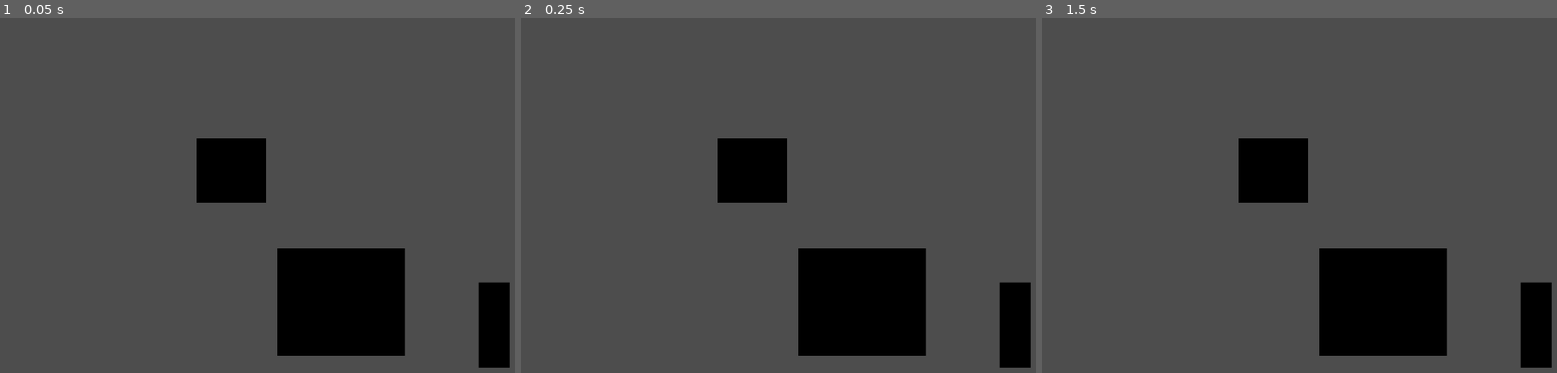
Above: before the commit, frames 1-3 (left to right).
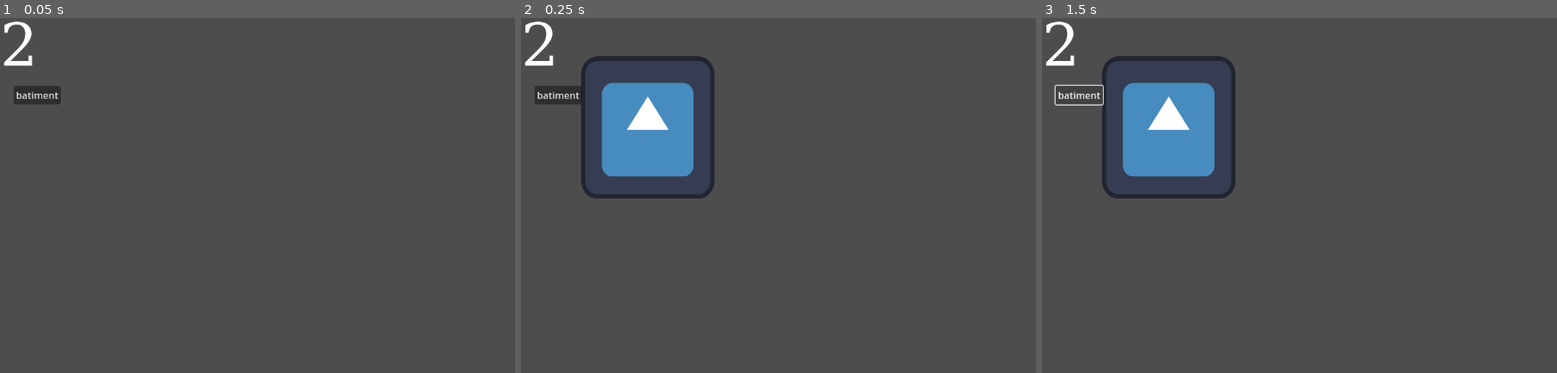
Above: after the commit, the same moments.

Repository: Nuxnuxx/gamejam-2024
Game: Godot game, scene res://main.tscn
Two runs of this game, one before a commit and one after it. Both use one fixed random seed, a clock stepped at 60 frames per second and the inputs below. The engine's default icon, where the game draws it, is replaced by a stand-in: a white triangle on a blue panel in a dark square.
Inputs (mouse positions are in pixels of both pictures, inside the frame that each line leads up to):
- Up to frame 1 (0.05 s): no input
- Up to frame 2 (0.25 s): no input
- Up to frame 3 (1.5 s): click (1078, 96) at 0.5 s, where only the run after the commit has a clickable "batiment"; click (1078, 96) at 1.25 s, where only the run after the commit has a clickable "batiment"

The runs differ from the first frame. In frame 1, 12% of the frame differs, in the area x 0-99%, y 0-99%; in frame 2, 18%; in frame 3, 18%.
Error after the commit: Invalid access to property or key 'global_position' on a base object of type 'Nil'. (res://Actors/Ennemy/Ennemy_Base/ennemy_base.gd:36)

Commit message:
feat: Tilemap functionnality working

Diff:
--- a/Actors/Building/Building.gd
+++ b/Actors/Building/Building.gd
@@ -7,6 +7,8 @@
 @export var delay_to_shoot: float = 1
 @onready var all_projectiles = $AllProjectiles
 @onready var start_point_projectile = $StartPointProjectile
+var is_set = false
+var pos : Vector2
 
 func _ready():
 	add_to_group("BUILD", true)
@@ -17,7 +19,8 @@
 		attack_shoot()
 		await get_tree().create_timer(delay_to_shoot).timeout
 		reloading = false
-
+	if is_set:
+		global_position = pos
 
 
 func attack_shoot():
--- a/Batiment.gd
+++ /dev/null
@@ -1,9 +0,0 @@
-extends Sprite2D
-
-@onready var tile_map = $"../TileMap"
-var is_set = false
-var pos : Vector2
-
-func _process(delta):
-	if is_set:
-		global_position = pos
--- /dev/null
+++ b/Button.gd
@@ -0,0 +1 @@
+extends Button
--- a/TileMap.gd
+++ b/Map/TileMap.gd
@@ -10,7 +10,7 @@
 
 @onready var batiments = $"../batiments"
 @onready var tile_map = $"."
-const batiment = preload("res://buildings/Batiment.tscn")
+const building = preload("res://Actors/Building/Building.tscn")
 
 func _ready():
 	for x in GridSize:
@@ -44,13 +44,12 @@
 			print("no tile data")
 
 func place_building(pos: Vector2):
-	var batiment = batiment.instantiate()
+	var building = building.instantiate()
 	print(pos)
-	batiment.pos.x = pos.x
-	batiment.pos.y = pos.y - 8
-	batiment.is_set = true
-	batiments.add_child(batiment)
-
+	building.pos.x = pos.x
+	building.pos.y = pos.y - 8
+	building.is_set = true
+	batiments.add_child(building)
 
 func _on_button_pressed():
 	building_is_selected = !building_is_selected
--- a/Map/TimeManager.gd
+++ b/Map/TimeManager.gd
@@ -9,7 +9,7 @@
 	if spawner.wawe_is_running:
 		pass
 	else:
-		await get_tree().create_timer(30).timeout
+		#await get_tree().create_timer(30).timeout
 		current_wawe += 1
 		var wawe = WaweManager.generate_wawe(current_wawe)
 		spawner.instance_entities_from_wawe(wawe)
--- a/main.tscn
+++ b/main.tscn
@@ -1,9 +1,9 @@
-[gd_scene load_steps=7 format=3 uid="uid://q0kj70kue1w0"]
+[gd_scene load_steps=8 format=3 uid="uid://q0kj70kue1w0"]
 
-[ext_resource type="PackedScene" uid="uid://xegxwc3xy61w" path="res://Actors/Building/Building.tscn" id="2_i17st"]
 [ext_resource type="Script" path="res://Map/Spawner.gd" id="3_2pspj"]
 [ext_resource type="Script" path="res://CanvasLayer.gd" id="3_2s6iy"]
 [ext_resource type="Script" path="res://Map/TimeManager.gd" id="4_28pcd"]
+[ext_resource type="Script" path="res://Map/TileMap.gd" id="5_aep1n"]
 
 [sub_resource type="FontFile" id="FontFile_nhsaq"]
 cache/0/320/0/ascent = 0.0
@@ -35,6 +35,8 @@
 font = SubResource("FontFile_nhsaq")
 font_size = 100
 
+[sub_resource type="TileSet" id="TileSet_hil3c"]
+
 [node name="Main_Scene" type="Node2D"]
 
 [node name="Spawner" type="Node" parent="."]
@@ -55,14 +57,6 @@
 [node name="SpawnPoint5" type="Marker2D" parent="Spawner"]
 position = Vector2(451, 596)
 
-[node name="Building" parent="." instance=ExtResource("2_i17st")]
-position = Vector2(830.25, 515.625)
-scale = Vector2(0.804688, 2.23047)
-
-[node name="Building2" parent="." instance=ExtResource("2_i17st")]
-position = Vector2(388.5, 256.25)
-scale = Vector2(1.82812, 1.67969)
-
 [node name="CanvasLayer" type="CanvasLayer" parent="."]
 script = ExtResource("3_2s6iy")
 
@@ -73,9 +67,21 @@
 label_settings = SubResource("LabelSettings_jf1jq")
 metadata/_edit_use_anchors_ = true
 
+[node name="Button" type="Button" parent="CanvasLayer"]
+offset_left = 23.0
+offset_top = 114.0
+offset_right = 102.0
+offset_bottom = 145.0
+text = "batiment"
+
 [node name="TimeManager" type="Node" parent="."]
 script = ExtResource("4_28pcd")
 
-[node name="Building3" parent="." instance=ExtResource("2_i17st")]
-position = Vector2(573, 477)
-scale = Vector2(3.34202, 2.82136)
+[node name="TileMap" type="TileMap" parent="."]
+tile_set = SubResource("TileSet_hil3c")
+format = 2
+script = ExtResource("5_aep1n")
+
+[node name="batiments" type="Node" parent="."]
+
+[connection signal="pressed" from="CanvasLayer/Button" to="TileMap" method="_on_button_pressed"]
--- a/project.godot
+++ b/project.godot
@@ -14,3 +14,11 @@
 run/main_scene="res://main.tscn"
 config/features=PackedStringArray("4.2", "Forward Plus")
 config/icon="res://icon.svg"
+
+[input]
+
+click={
+"deadzone": 0.5,
+"events": [Object(InputEventMouseButton,"resource_local_to_scene":false,"resource_name":"","device":-1,"window_id":0,"alt_pressed":false,"shift_pressed":false,"ctrl_pressed":false,"meta_pressed":false,"button_mask":0,"position":Vector2(0, 0),"global_position":Vector2(0, 0),"factor":1.0,"button_index":1,"canceled":false,"pressed":false,"double_click":false,"script":null)
+]
+}
